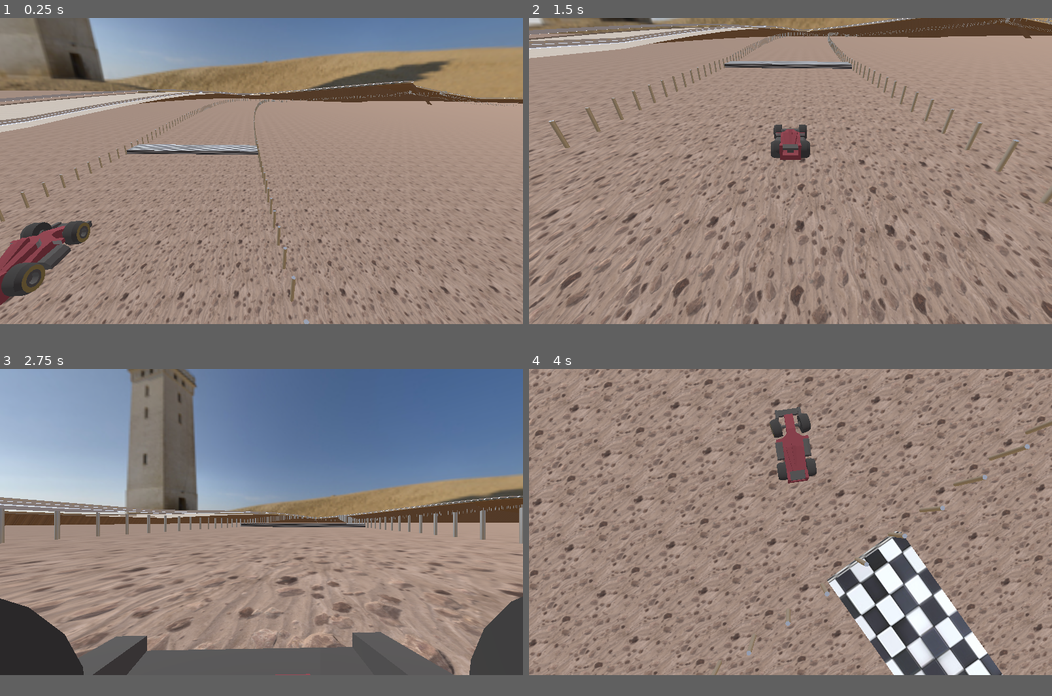
Above: before the commit, frames 1-4 (two rows, left to right).
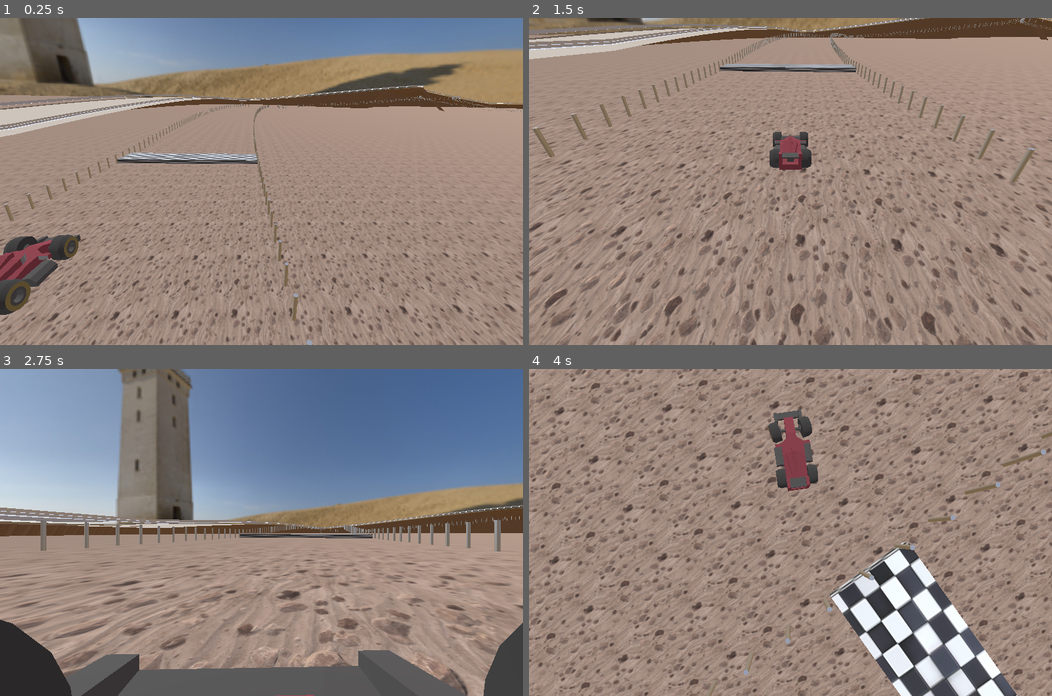
Above: after the commit, the same moments.

Repository: StianJakobsen/CuriosityForVelocity
Game: Godot game, scene res://Main.tscn
Two runs of this game, one before a commit and one after it. Both use one fixed random seed, a clock stepped at 60 frames per second and the inputs below. The project has no main scene, so this scene is started directly.
Inputs:
- Up to frame 1 (0.25 s): no input
- Up to frame 2 (1.5 s): hold D (steer_right) 0.53-1.28 s; hold Tab (change_camera) 0.53-1.28 s; hold S (brake) from 1.28 s (still down); tap Tab (change_camera) at 1.35 s
- Up to frame 3 (2.75 s): release S (brake) at 2.03 s; hold D (steer_right) from 2.03 s (still down); hold Tab (change_camera) from 2.03 s (still down)
- Up to frame 4 (4 s): release D (steer_right) at 2.78 s; release Tab (change_camera) at 2.78 s; hold W (accelerate) 2.78-3.53 s; tap Tab (change_camera) at 2.85 s; hold A (steer_left) from 3.53 s (still down); hold Tab (change_camera) from 3.53 s (still down)
In our replay, the window is 800x468 before the commit and 800x500 after it. These sizes can differ from the game's own. Grey fills any space a smaller window leaves; there, only what the larger window draws over its background counts as a difference.

The runs differ from the first frame. In frame 1, 20% of the frame differs, in the area x 0-100%, y 0-100%; in frame 2, 21%; in frame 3, 28%; in frame 4, 33%.

Commit message:
Changed window size

Diff:
--- a/project.godot
+++ b/project.godot
@@ -16,6 +16,11 @@
 [autoload]
 
 TrackVariables="*res://Assets/Tracks/TrackVariables.gd"
+
+[display]
+
+window/size/width=1280
+window/size/height=800
 
 [global]
 
